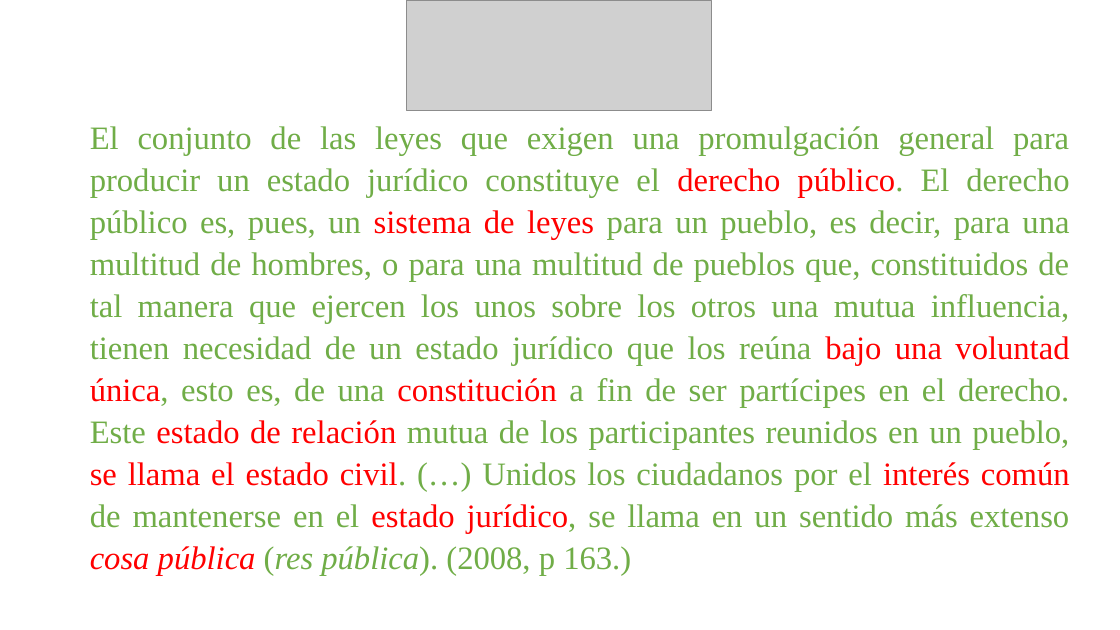
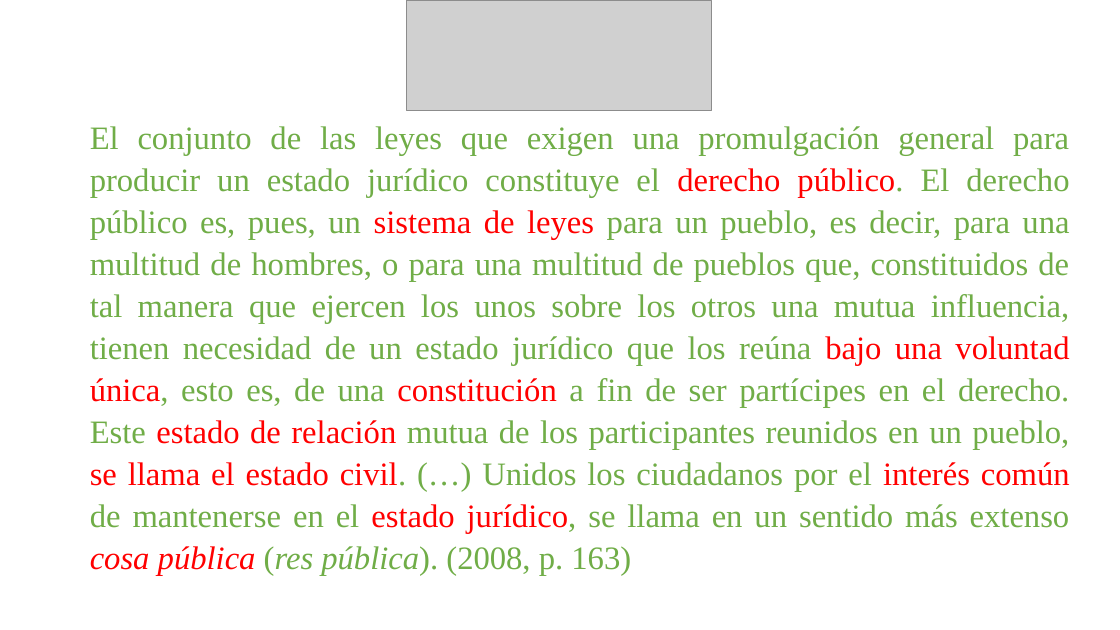
Before and after one commit to zaboltar/zaboltar.github.io, a slide deck: slide 22 of assets uarm/2023 1 UarmPCrit/Kant - Doctrina del Derecho.pptx (slide 19 before the commit). Drawn at 1120x630 pixels with LibreOffice and Linux fonts; fonts in the diff are those of the drawing; grey boxes stand for pictures. Boxes give left, top, right and bottom in pixels: in the first picture for what was removed or moved away, otherwise in the second. Text is boxed around its words. In the diff, an @@ line names an element or a change of style, - is before the commit and + after.

```diff
--- a/assets uarm/2023 1 UarmPCrit/Kant - Doctrina del Derecho.pptx
+++ b/assets uarm/2023 1 UarmPCrit/Kant - Doctrina del Derecho.pptx
@@ text at [90,126,1070,575]: text changed @@
-El conjunto de las leyes que exigen una promulgación general para producir un estado jurídico constituye el derecho público. El derecho público es, pues, un sistema de leyes para un pueblo, es decir, para una multitud de hombres, o para una multitud de pueblos que, constituidos de tal manera que ejercen los unos sobre los otros una mutua influencia, tienen necesidad de un estado jurídico que los reúna bajo una voluntad única, esto es, de una constitución a fin de ser partícipes en el derecho. Este estado de relación mutua de los participantes reunidos en un pueblo, se llama el estado civil. (…) Unidos los ciudadanos por el interés común de mantenerse en el estado jurídico, se llama en un sentido más extenso cosa pública (res pública). (2008, p 163.)
+El conjunto de las leyes que exigen una promulgación general para producir un estado jurídico constituye el derecho público. El derecho público es, pues, un sistema de leyes para un pueblo, es decir, para una multitud de hombres, o para una multitud de pueblos que, constituidos de tal manera que ejercen los unos sobre los otros una mutua influencia, tienen necesidad de un estado jurídico que los reúna bajo una voluntad única, esto es, de una constitución a fin de ser partícipes en el derecho. Este estado de relación mutua de los participantes reunidos en un pueblo, se llama el estado civil. (…) Unidos los ciudadanos por el interés común de mantenerse en el estado jurídico, se llama en un sentido más extenso cosa pública (res pública). (2008, p. 163)
```
Also in this commit, not shown: 22 other slides changed, 17 slides added, 2 slides removed, 3 other files.
